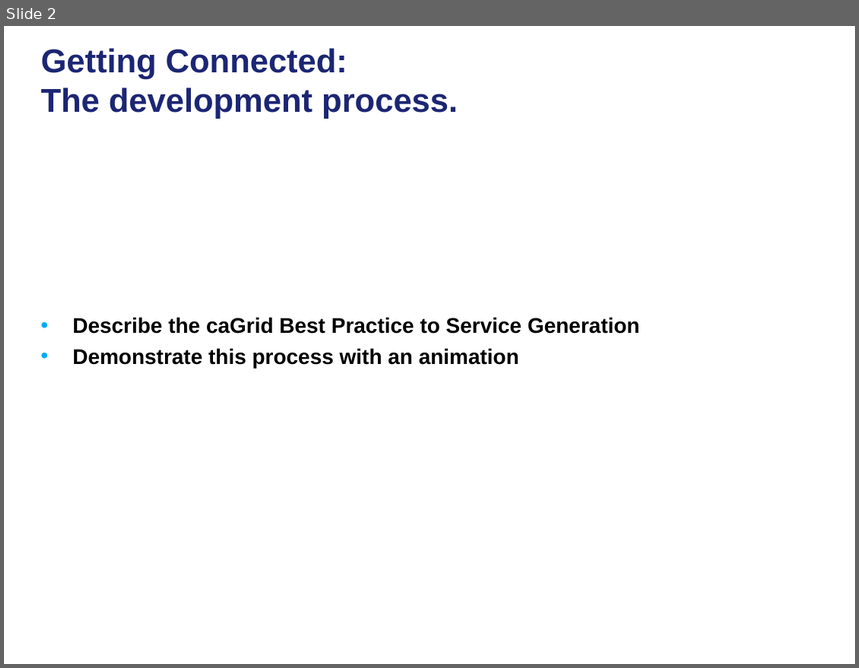
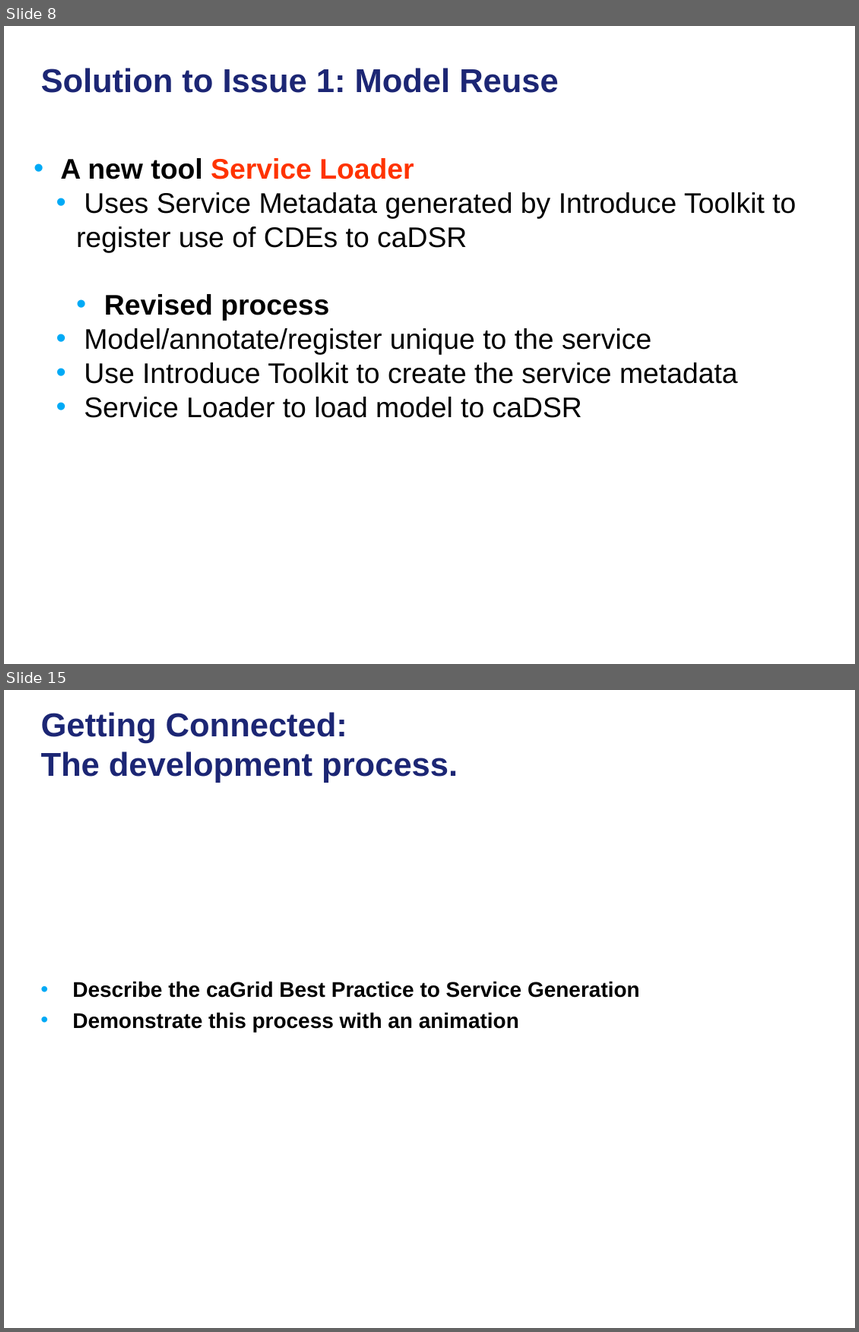
Before and after one commit to NCIP/cagrid-portal, a slide deck: cagrid-1-0/Documentation/presentations/200801_VCDE_ARCH/20080128_30_F2F_ASBP_Grid_BP.ppt. Shown one above the other, each under a label of ours: slide 2 before the commit, slides 8 and 15 after it; the slides between them are not shown. The pictures are 859x668 and 859x1332 pixels, drawn with LibreOffice and Linux fonts; fonts in the diff are those of the drawing; background and template pictures are left out. Boxes give left, top, right and bottom in pixels: in the first picture for what was removed or moved away, otherwise in the second. Text is boxed around its words. In the diff, an @@ line names an element or a change of style, - is before the commit and + after.

```diff
--- a/cagrid-1-0/Documentation/presentations/200801_VCDE_ARCH/20080128_30_F2F_ASBP_Grid_BP.ppt
+++ b/cagrid-1-0/Documentation/presentations/200801_VCDE_ARCH/20080128_30_F2F_ASBP_Grid_BP.ppt
@@ slide 8 added at (4,26,855,664), background picture (left out) @@
@@ title added at (41,68,559,93), 28 pt, text #1C2674, bold @@
+Solution to Issue 1: Model Reuse
@@ text added at (60,158,796,418), 24 pt, text #000000 @@
+• A new tool Service Loader
+  • Uses Service Metadata generated by Introduce Toolkit to register use of CDEs to caDSR
+• Revised process
+  • Model/annotate/register unique to the service
+  • Use Introduce Toolkit to create the service metadata
+  • Service Loader to load model to caDSR
@@ what was slide 2 is now slide 15 @@
```
Also in this commit, not shown: 5 slides changed, 19 other slides added.
